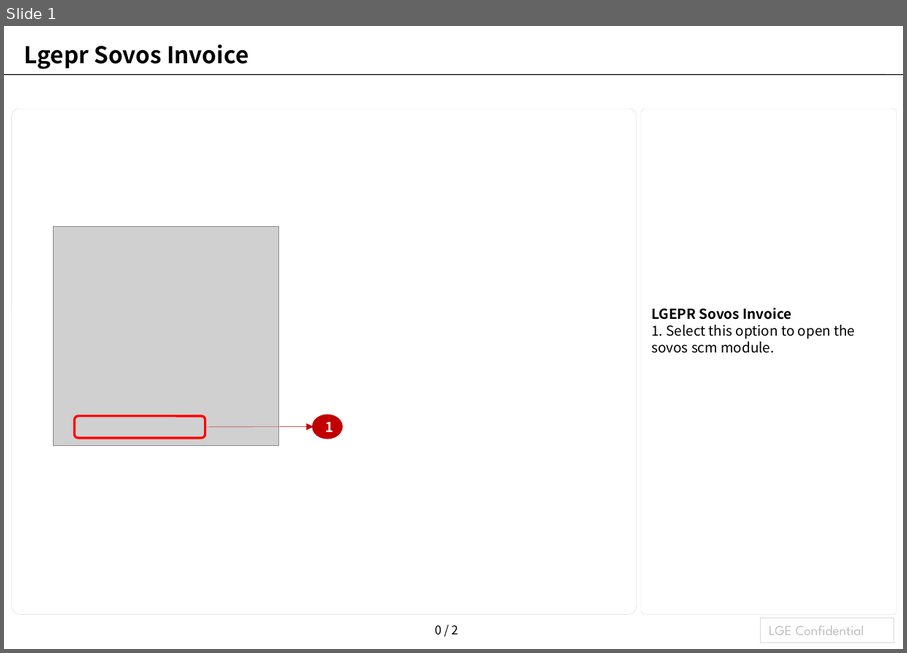
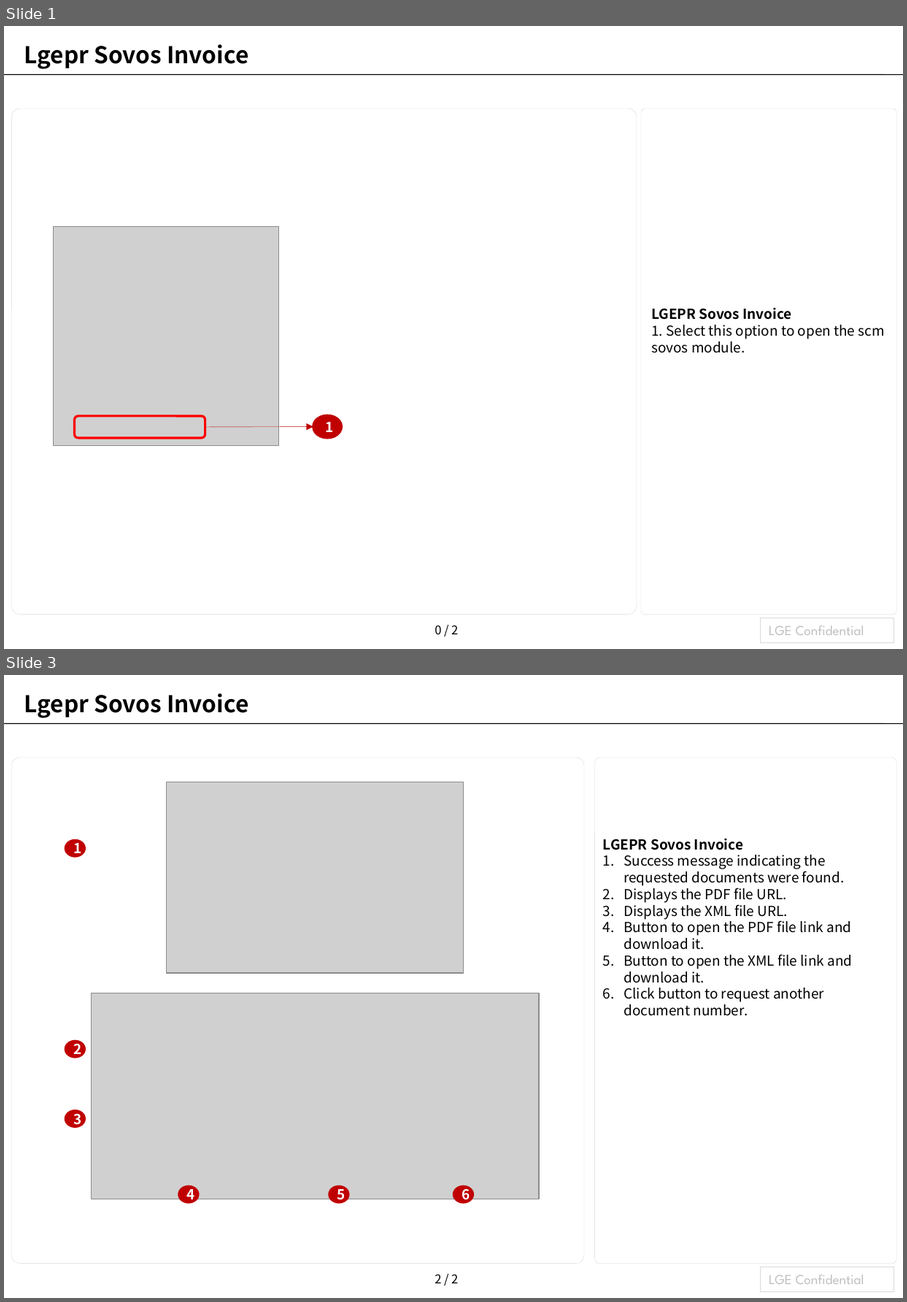
Before and after one commit to laparkaes/lgperu, a slide deck: user_manual/module/lgepr_sovos_invoice/lgepr_sovos_invoice_en.pptx. Shown one above the other, each under a label of ours: slide 1 before the commit, slides 1 and 3 after it; the slides between them are not shown. The pictures are 907x653 and 907x1302 pixels, drawn with LibreOffice and Linux fonts; fonts in the diff are those of the drawing; grey boxes stand for pictures. Boxes give left, top, right and bottom in pixels: in the first picture for what was removed or moved away, otherwise in the second. Text is boxed around its words. In the diff, an @@ line names an element or a change of style, - is before the commit and + after.

```diff
--- a/user_manual/module/lgepr_sovos_invoice/lgepr_sovos_invoice_en.pptx
+++ b/user_manual/module/lgepr_sovos_invoice/lgepr_sovos_invoice_en.pptx
@@ slide 3 added at bbox=[4, 675, 903, 1298], background #FFFFFF; not listed: 3 template elements that a slide beside it also shows @@
@@ title added at bbox=[24, 693, 249, 718], 20 pt, text #000000, bold @@
+Lgepr Sovos Invoice
@@ rounded rectangle added at bbox=[11, 757, 584, 1263], outline #D9D9D9 0.25 pt @@
@@ rounded rectangle added at bbox=[595, 757, 898, 1263], outline #D9D9D9 0.25 pt @@
@@ picture added at bbox=[167, 782, 464, 973] @@
@@ ellipse added at bbox=[65, 840, 84, 856], fill #C00000, outline #C00000 2 pt, 12 pt, text #FFFFFF, bold @@
+1
@@ text added at bbox=[603, 838, 852, 1016], 12 pt, text #000000 @@
+LGEPR Sovos Invoice
+1. Success message indicating the requested documents were found.
+2. Displays the PDF file URL.
+3. Displays the XML file URL.
+4. Button to open the PDF file link and download it.
+5. Button to open the XML file link and download it.
+6. Click button to request another document number.
@@ picture added at bbox=[91, 993, 540, 1199] @@
@@ ellipse added at bbox=[65, 1041, 84, 1057], fill #C00000, outline #C00000 2 pt, 12 pt, text #FFFFFF, bold @@
+2
@@ ellipse added at bbox=[65, 1111, 84, 1127], fill #C00000, outline #C00000 2 pt, 12 pt, text #FFFFFF, bold @@
+3
@@ ellipse added at bbox=[179, 1187, 198, 1202], fill #C00000, outline #C00000 2 pt, 12 pt, text #FFFFFF, bold @@
+4
@@ ellipse added at bbox=[330, 1187, 349, 1202], fill #C00000, outline #C00000 2 pt, 12 pt, text #FFFFFF, bold @@
+5
@@ ellipse added at bbox=[454, 1187, 473, 1202], fill #C00000, outline #C00000 2 pt, 12 pt, text #FFFFFF, bold @@
+6
@@ slide 1 changed as well @@
@@ text at bbox=[652, 325, 885, 353]: text changed @@
-1. Select this option to open the sovos scm module.
+1. Select this option to open the scm sovos module.
```
Also in this commit, not shown: 1 other slide changed, 2 other slides added, 1 slide removed, 3 other files.
